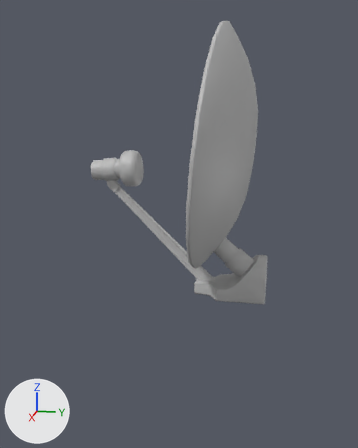
The FBX model Fun GameJam/Assets/Models/Antenne/antenne.fbx: old version first, new version second.
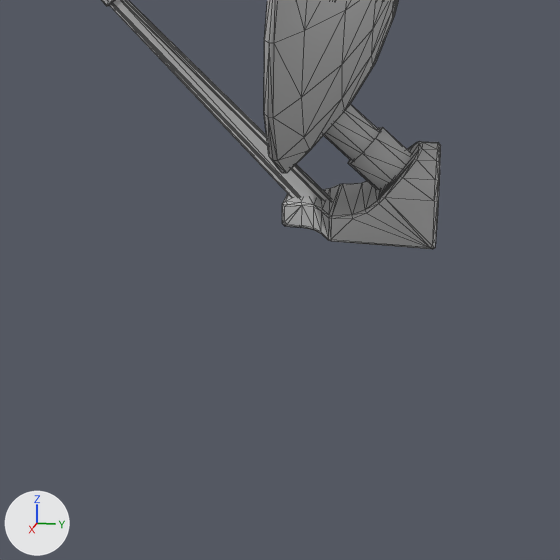
Each version appears first whole from a 50 mm camera at (0.411, 0.283, 1.526) aimed at (-0.249, 0.151, 1.361), and next in a close-up on the part from 18% to 90% of the width and 42% to 100% of the height. The lights are fixed; the arrows at lower left show +X, +Y and +Z. The close-ups show mesh edges as thin lines. Where no turn or scale is listed for an object, it has been applied to the vertices.
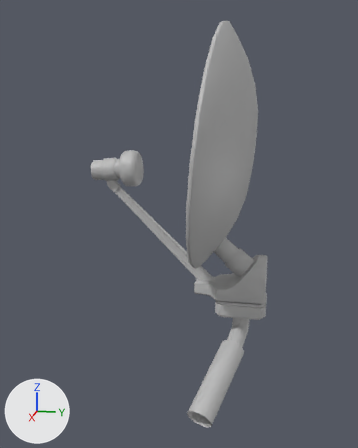
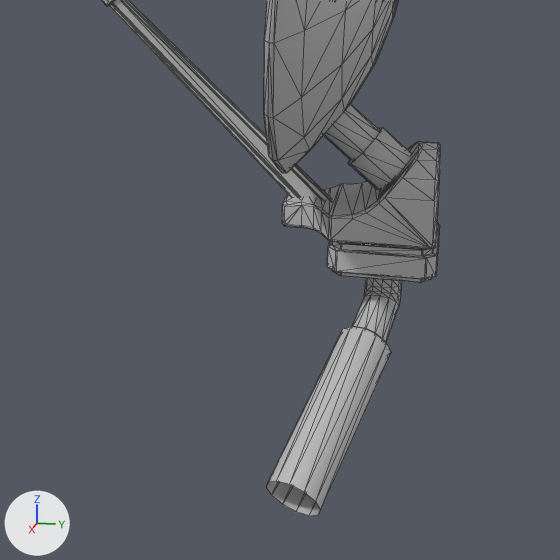
Where the change shows, as pixel boxes [x1, y1, x2, y2] in the close-ups (560 x 560 px):
```json
{"object": "polySurface7", "change": "added", "after": [267, 223, 440, 516]}
```

Scene script edits in JSON lines:
```json
{"op": "add", "block": "me_mesh_001", "code": ["me_mesh_001 = bpy.data.meshes.new('Mesh.001')", "me_mesh_001.from_pydata(...)  # 269 vertices, 496 faces; spans x -0.155..0.013, y -0.017..0.073, z -0.017..0.116", "me_mesh_001.materials.append(mat_lambert1)  # grey #bcbcbc"]}
{"op": "add", "block": "ob_polysurface7", "code": ["ob_polysurface7 = bpy.data.objects.new('polySurface7', me_mesh_001)", "ob_polysurface7.location = (-0.1308, 0.2023, 1.1443)"]}
```
